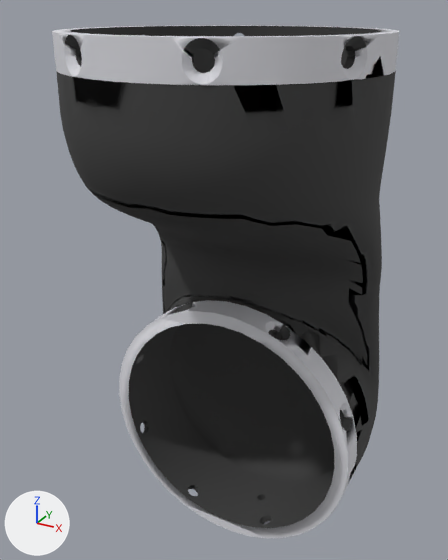
An edit to the COLLADA model jaco_description/meshes/jaco_link_1.dae, drawn before and after from the same camera.
Camera for both pictures: a camera (50 mm lens) standing at (3.09, -5.66, 0.2) and looking at (-0.11, 0.16, -2.71). The axes (+X, +Y, +Z) are drawn at lower left. The lights are the same throughout.

The first picture shows 'SketchUp'.
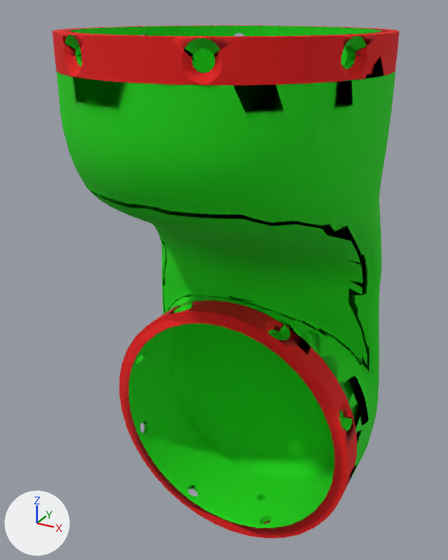
Commit message: finished link 1

What the commit changed:
Picture 'dark_gray.jpeg' (img_dark_gray_jpeg) is new.
Picture 'gray.jpeg' (img_gray_jpeg) is new.
In material 'material_1' (mat_material_1), base_color is no longer (0.0513, 0.0513, 0.0513), black #404040.
In material 'material_1' (mat_material_1), texture is now set to img_gray_jpeg.
In material 'material_2' (mat_material_2), base_color is no longer (0.723, 0.723, 0.768), light grey #dddde3.
In material 'material_2' (mat_material_2), texture is now set to img_dark_gray_jpeg.

What differs and where, as boxes [x1, y1, x2, y2] in the pictures (448 x 560 px):
'SketchUp', surface changed (black to green): [52, 25, 399, 538] in both
